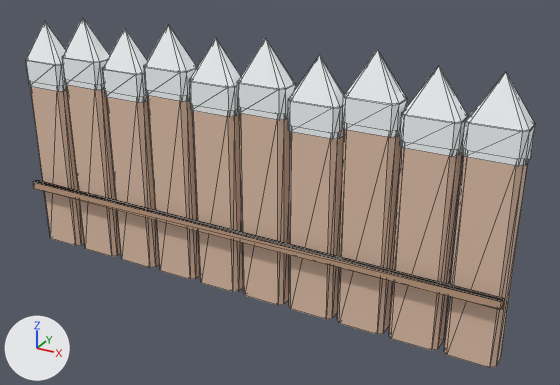
Renders of the OBJ model HavenlineGodot/assets/t03_boundary_v2/fence_panel.obj from each side of a commit.
Camera for both pictures: a camera (50 mm lens) standing at (2.05, -3.31, 2.31) and looking at (0.21, 0.04, 0.63). Every picture has the same lights, and +X, +Y and +Z are marked at lower left. The picture after the commit comes second. Mesh edges are drawn as thin lines. Where no turn or scale is listed for an object, it has been applied to the vertices. Vertices at exactly the same position are counted once.

Objects in the first picture: 'fence_panel'.
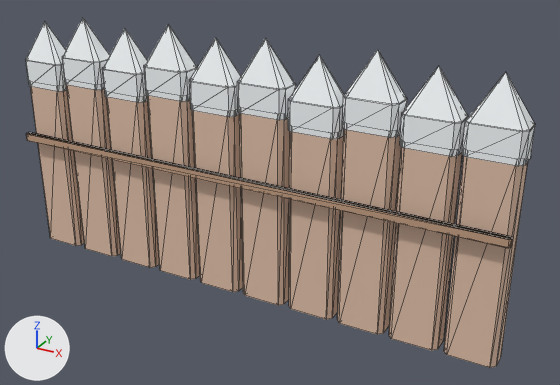
Changed parts and their boxes (x1, y1, x2, y2) in the pictures (560 x 385 px; the box of a moved part takes in the faces that stretch with it):
part 1 of me_fence_panel, moved or reshaped: before (33, 180, 505, 310); after (26, 132, 513, 248)

What the commit changed:
me_fence_panel has 426 vertices, 668 faces and spans x -1.47..1.47, y -0.13..0.08, z 0.0..1.48.
me_fence_panel is used by ob_fence_panel; location (0.0, 0.0, 0.0).
me_fence_panel part 1: the loose piece of 16 vertices spanning x -1.47..1.47, y -0.13..-0.09, z 0.37..0.41 is moved by (0.0, 0.0, 0.32).
